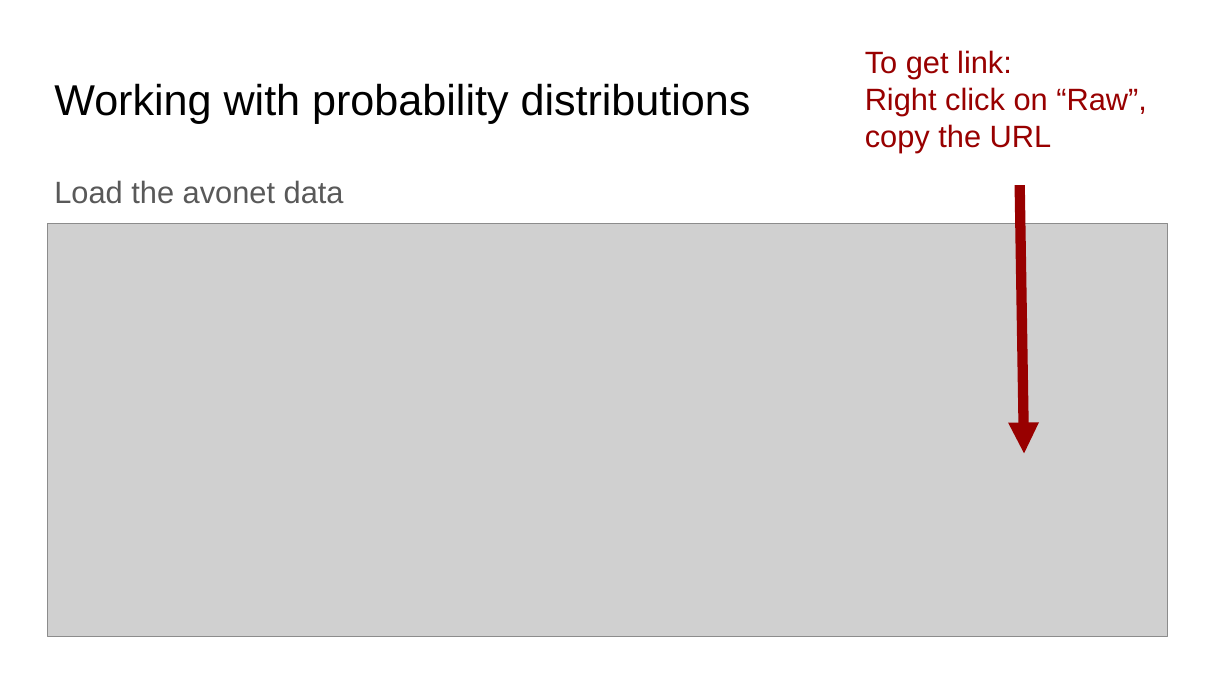
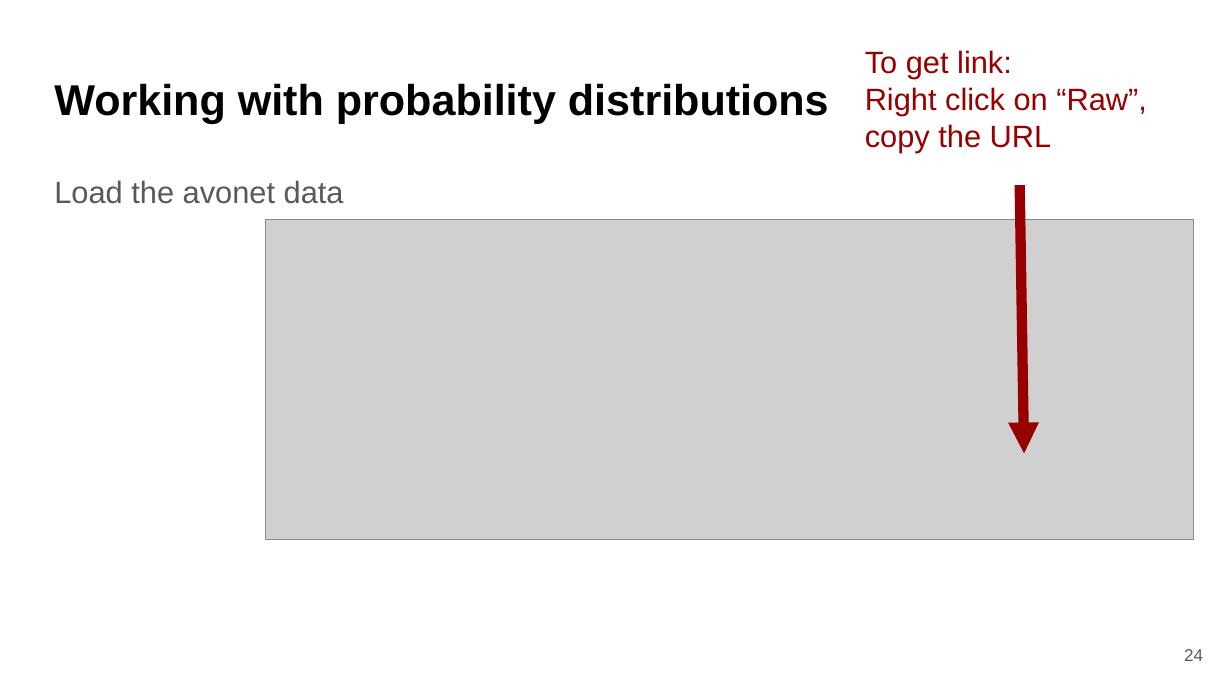
Before and after one commit to bmaitner/biometry_course, a slide deck: slide 24 of lectures/Lecture_11_probability.pptx (slide 19 before the commit). Drawn at 1232x693 pixels with LibreOffice and Linux fonts; fonts in the diff are those of the drawing; grey boxes stand for pictures. Boxes give left, top, right and bottom in pixels: in the first picture for what was removed or moved away, otherwise in the second. Text is boxed around its words. In the diff, an @@ line names an element or a change of style, - is before the commit and + after.

```diff
--- a/lectures/Lecture_11_probability.pptx
+++ b/lectures/Lecture_11_probability.pptx
@@ title "Working with probability distributions" at bbox=[54, 83, 829, 123]: bold on @@
@@ picture: place and size @@
-picture at bbox=[48, 223, 1168, 636]
+picture at bbox=[266, 219, 1194, 538]
@@ page number added at bbox=[1184, 649, 1203, 661], 10 pt, text #595959 @@
+24
```
Also in this commit, not shown: 21 other slides changed, 6 slides added, 1 slide removed, 1 other file.
